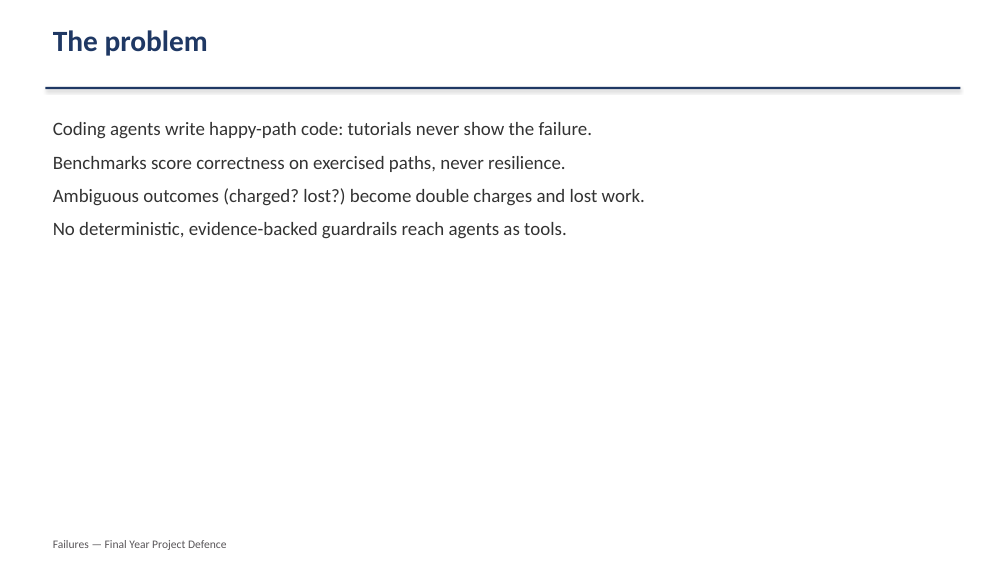
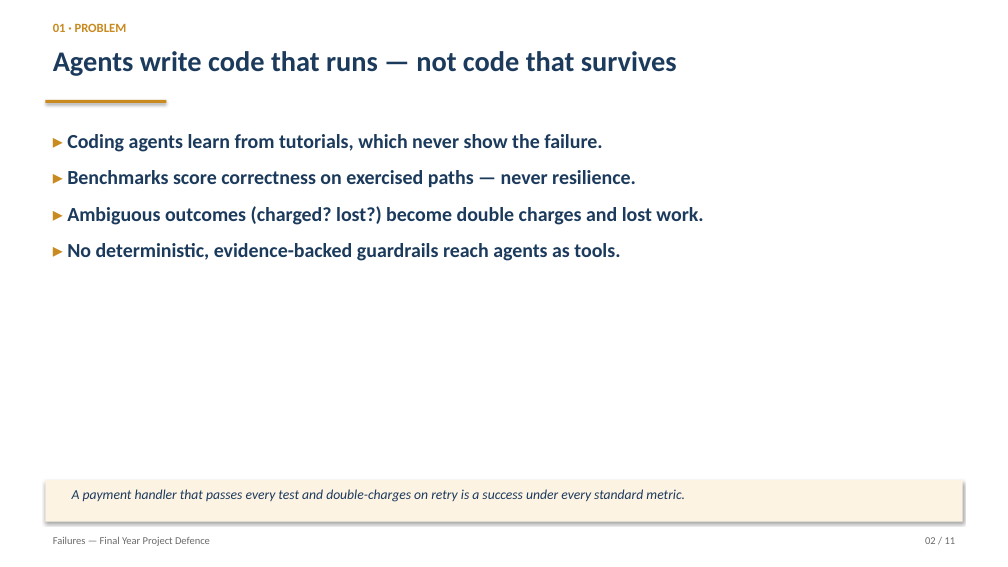
Before and after one commit to mayowa-kalejaiye/Failures, a slide deck: slide 2 of docs/school-project/FAILURES_Defence_Slides.pptx. Drawn at 1008x567 pixels with LibreOffice and Linux fonts; fonts in the diff are those of the drawing. Boxes give left, top, right and bottom in pixels: in the first picture for what was removed or moved away, otherwise in the second. Text is boxed around its words. In the diff, an @@ line names an element or a change of style, - is before the commit and + after.

Commit message:
School project: redesigned defence deck (navy/gold system, stat cards, takeaway strips)

```diff
--- a/docs/school-project/FAILURES_Defence_Slides.pptx
+++ b/docs/school-project/FAILURES_Defence_Slides.pptx
@@ text at box(53, 23, 127, 32): text changed; size 28 to 12 pt; text colour #1F3864 to #C98A1F @@
-The problem
+01 · PROBLEM
@@ text "Agents write code that runs ...": place and size @@
-text "Agents write code that runs ..." at box(45, 87, 960, 89)
+text "Agents write code that runs ..." at box(53, 51, 677, 76)
@@ text "Agents write code that runs ..." at box(53, 51, 677, 76): fill #1F3864 to none; shadow off @@
@@ text at box(53, 51, 677, 76): text added @@
+Agents write code that runs — not code that survives
@@ rectangle added at box(45, 100, 166, 103), fill #C98A1F @@
@@ text at box(67, 134, 703, 261): text changed; size 18 to 19 pt; text colour #333333 to #1B3A5C; bold on @@
-Coding agents write happy-path code: tutorials never show the failure.
-Benchmarks score correctness on exercised paths, never resilience.
-Ambiguous outcomes (charged? lost?) become double charges and lost work.
-No deterministic, evidence-backed guardrails reach agents as tools.
+▸ Coding agents learn from tutorials, which never show the failure.
+▸ Benchmarks score correctness on exercised paths — never resilience.
+▸ Ambiguous outcomes (charged? lost?) become double charges and lost work.
+▸ No deterministic, evidence-backed guardrails reach agents as tools.
@@ rectangle added at box(45, 480, 963, 522), fill #FDF3E3 @@
@@ text added at box(72, 489, 685, 502), 13 pt, text #1B3A5C, italic @@
+A payment handler that passes every test and double-charges on retry is a success under every standard metric.
@@ text "Failures — Final Year Project ..." at box(53, 537, 210, 546): size 11 to 10 pt, text colour #595659 to #6B6B6B @@
@@ text added at box(925, 537, 956, 544), 10 pt, text #6B6B6B @@
+02 / 11
```
Also in this commit, not shown: 10 other slides changed, 1 other file.
